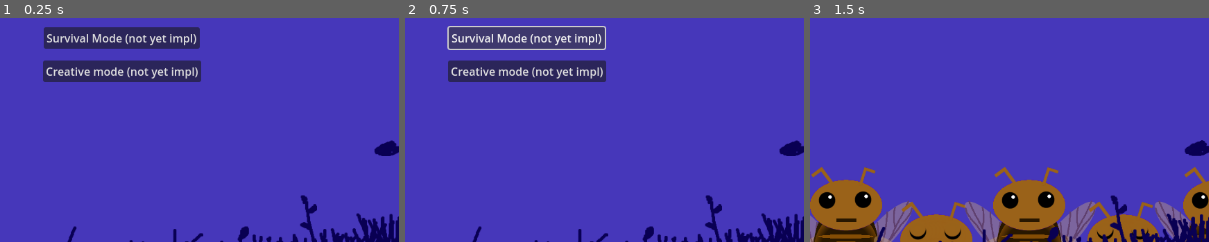
Above: before the commit, frames 1-3 (left to right).
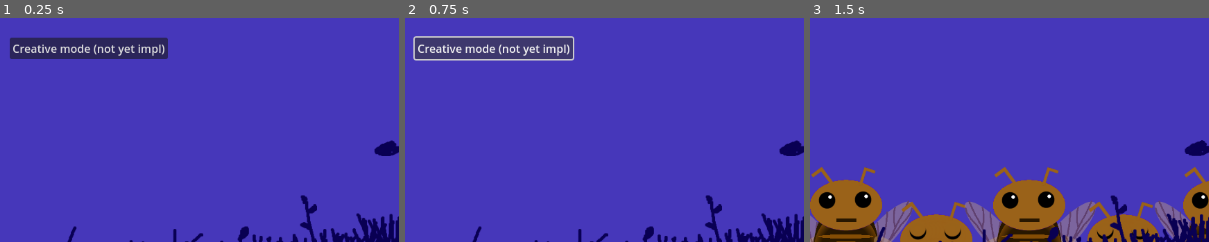
Above: after the commit, the same moments.

Repository: Kaijiro/ld56
Game: Godot game, scene res://scenes/menu.tscn
Two runs of this game, one before a commit and one after it. Both use one fixed random seed, a clock stepped at 60 frames per second and the inputs below. Sound files missing from this copy of the repository are replaced by a short silence.
Inputs (mouse positions are % of the whole screen's width and height, from its top left):
- Up to frame 1 (0.25 s): no input
- Up to frame 2 (0.75 s): click (55, 49) at 0.5 s, where only the run before the commit has a clickable "Survival Mode (not yet impl)"
- Up to frame 3 (1.5 s): click "Classic mode" at 1.25 s
The pictures show only the part of the screen within x 40-90%, y 45-94%; the shares and areas given below are measured in that part.

The runs differ from the first frame. In frame 1, 9.1% of the frame differs, in the area x 2-51%, y 4-29%; in frame 2, 9.6%, in the area x 2-51%, y 3-29%; in frame 3, nothing differs.

Commit message:
Fix overlapping input and remove 'Survival' mode from menu

Diff:
--- a/scenes/menu.tscn
+++ b/scenes/menu.tscn
@@ -35,21 +35,12 @@
 offset_bottom = 287.0
 text = "Classic mode"
 
-[node name="SurvivalModeButton" type="Button" parent="."]
-layout_mode = 0
-offset_left = 523.0
-offset_top = 302.0
-offset_right = 641.0
-offset_bottom = 333.0
-text = "Survival Mode (not yet impl)
-"
-
 [node name="CreativeModeButton" type="Button" parent="."]
 layout_mode = 0
-offset_left = 522.0
-offset_top = 350.0
-offset_right = 643.0
-offset_bottom = 381.0
+offset_left = 474.0
+offset_top = 317.0
+offset_right = 702.0
+offset_bottom = 348.0
 text = "Creative mode (not yet impl)"
 
 [node name="Label" type="Label" parent="."]
@@ -79,5 +70,4 @@
 scroll_active = false
 
 [connection signal="pressed" from="ClassicModeButton" to="." method="_on_classic_mode_button_pressed"]
-[connection signal="pressed" from="SurvivalModeButton" to="." method="_on_survival_mode_button_pressed"]
 [connection signal="pressed" from="CreativeModeButton" to="." method="_on_creative_mode_button_pressed"]
--- a/scripts/firefly.gd
+++ b/scripts/firefly.gd
@@ -50,6 +50,7 @@
     GameSignals.PlayerTurn.connect(self._on_player_turn_start)
     GameSignals.FirefliesTurn.connect(self._on_fireflies_turn_start)
     GameSignals.AwaitNextInput.connect(self._on_await_next_input)
+    GameSignals.BlockInputs.connect(self._on_block_inputs)
 
     self.sleep()
 
@@ -109,6 +110,8 @@
 func activate() -> void:
     if not self.is_clickable():
         return
+
+    GameSignals.emit_signal("BlockInputs")
     self.is_game_await = false
     await self.sing()
     self.emit_signal("FireflyPlayed", self.id)
@@ -147,5 +150,8 @@
 func _on_await_next_input() -> void:
     self.is_game_await = true
 
+func _on_block_inputs() -> void:
+    self.is_game_await = false
+
 func is_clickable() -> bool:
     return self.is_mouse_on && self.is_awake && self.is_player_turn && self.is_game_await
--- a/scripts/menu.gd
+++ b/scripts/menu.gd
@@ -5,10 +5,5 @@
 func _on_classic_mode_button_pressed() -> void:
     self.get_tree().change_scene_to_file("res://scenes/ld_56.tscn")
 
-
-func _on_survival_mode_button_pressed() -> void:
-    pass # Replace with function body.
-
-
 func _on_creative_mode_button_pressed() -> void:
     pass # Replace with function body.
--- a/scripts/signals.gd
+++ b/scripts/signals.gd
@@ -5,6 +5,8 @@
 
 signal PlayerEnteredWrongSequence
 signal PlayerEnteredRightSequence
+
+signal BlockInputs
 signal AwaitNextInput
 
 signal ScoreChange(new_score: int)
Not shown: 1 places in scenes/ld_56.tscn that only renumber resources
